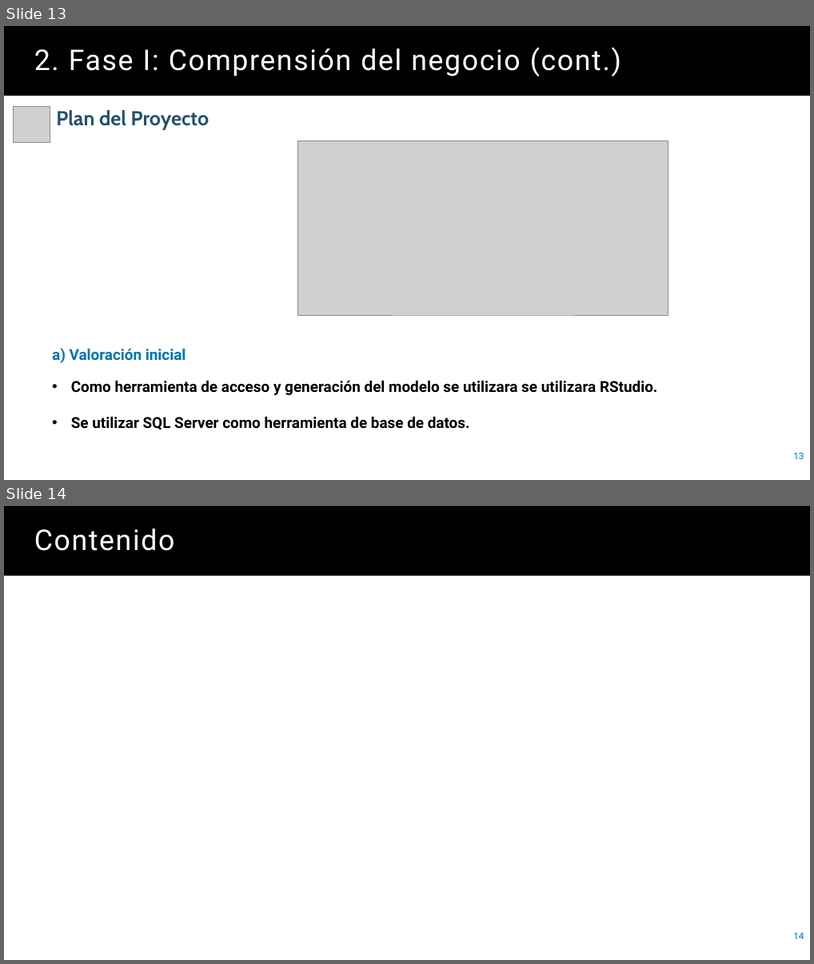
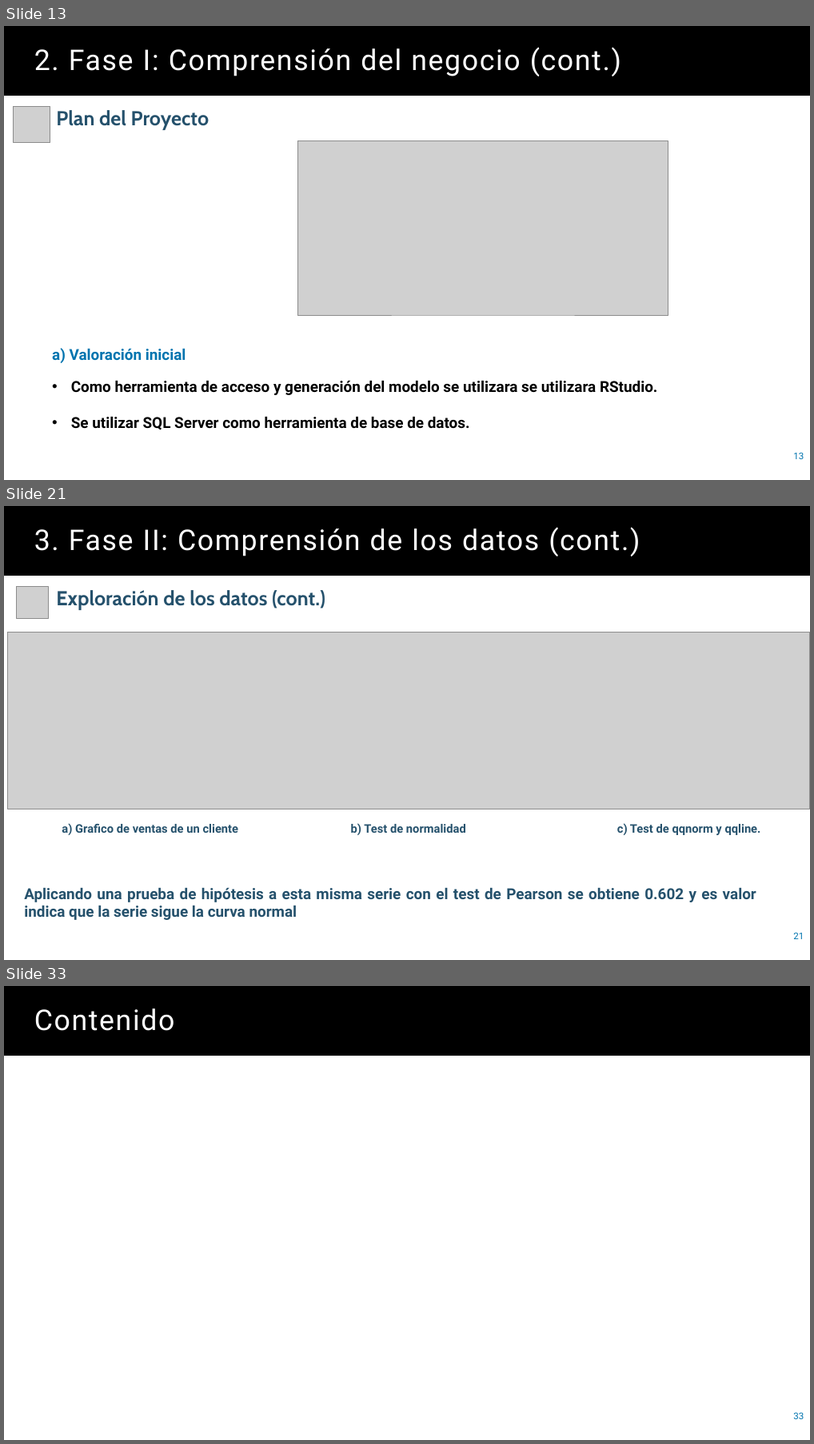
Before and after one commit to juanbo-prueba/leergit, a slide deck: Presentacion.pptx. Shown one above the other, each under a label of ours: slides 13 and 14 before the commit, slides 13, 21 and 33 after it; the slides between them are not shown. The pictures are 814x964 and 814x1444 pixels, drawn with LibreOffice and Linux fonts; fonts in the diff are those of the drawing; grey boxes stand for pictures. Boxes give left, top, right and bottom in pixels: in the first picture for what was removed or moved away, otherwise in the second. Text is boxed around its words. In the diff, an @@ line names an element or a change of style, - is before the commit and + after.

```diff
--- a/Presentacion.pptx
+++ b/Presentacion.pptx
@@ slide 21 added at [4,506,810,960], background #FFFFFF @@
@@ title added at [4,506,810,576], fill #000000, 34 pt, text #FFFFFF @@
+3. Fase II: Comprensión de los datos (cont.)
@@ picture added at [16,587,49,618] @@
@@ text added at [56,590,326,610], 24 pt, text #25516C, bold @@
+Exploración de los datos (cont.)
@@ picture added at [8,632,810,808] @@
@@ text added at [62,823,239,835], 14 pt, text #25516C, bold @@
+a) Grafico de ventas de un cliente
@@ text added at [351,823,466,835], 14 pt, text #25516C, bold @@
+b) Test de normalidad
@@ text added at [618,823,762,835], 14 pt, text #25516C, bold @@
+c) Test de qqnorm y qqline.
@@ text added at [24,888,757,920], 18 pt, text #25516C, bold @@
+Aplicando una prueba de hipótesis a esta misma serie con el test de Pearson se obtiene 0.602 y es valor indica que la serie sigue la curva normal
@@ page number added at [794,932,804,939], 11 pt, text #0074AF @@
+21
@@ what was slide 14 is now slide 33 @@
@@ page number at [794,1412,804,1419]: text changed @@
-14
+33
```
Also in this commit, not shown: 18 other slides added.
